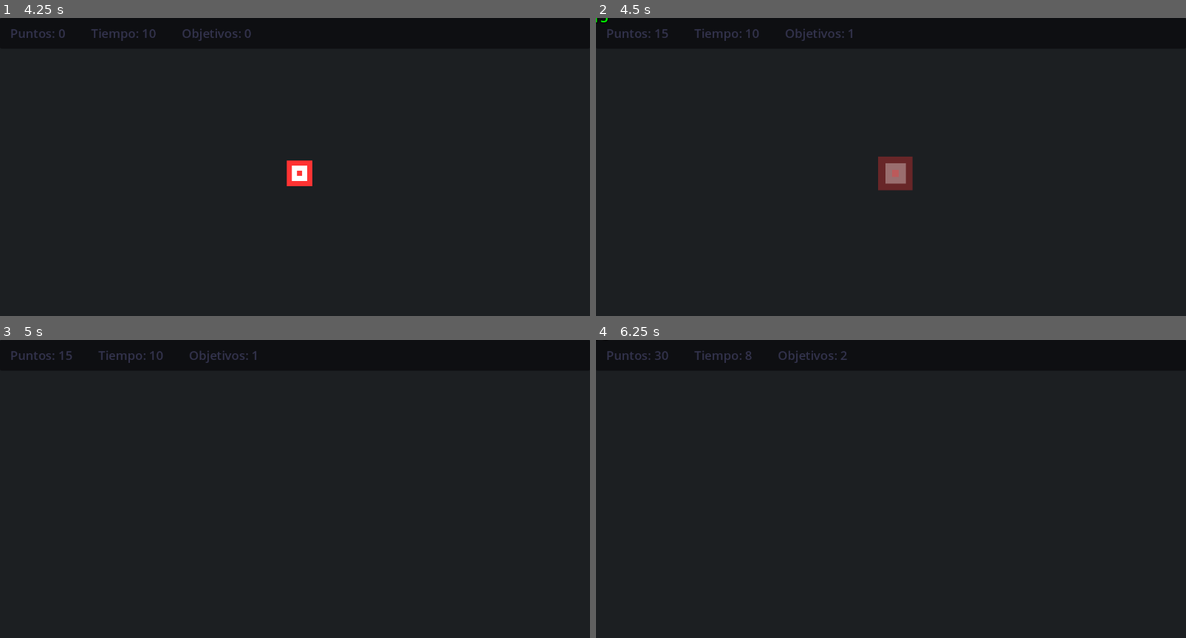
Above: before the commit, frames 1-4 (two rows, left to right).
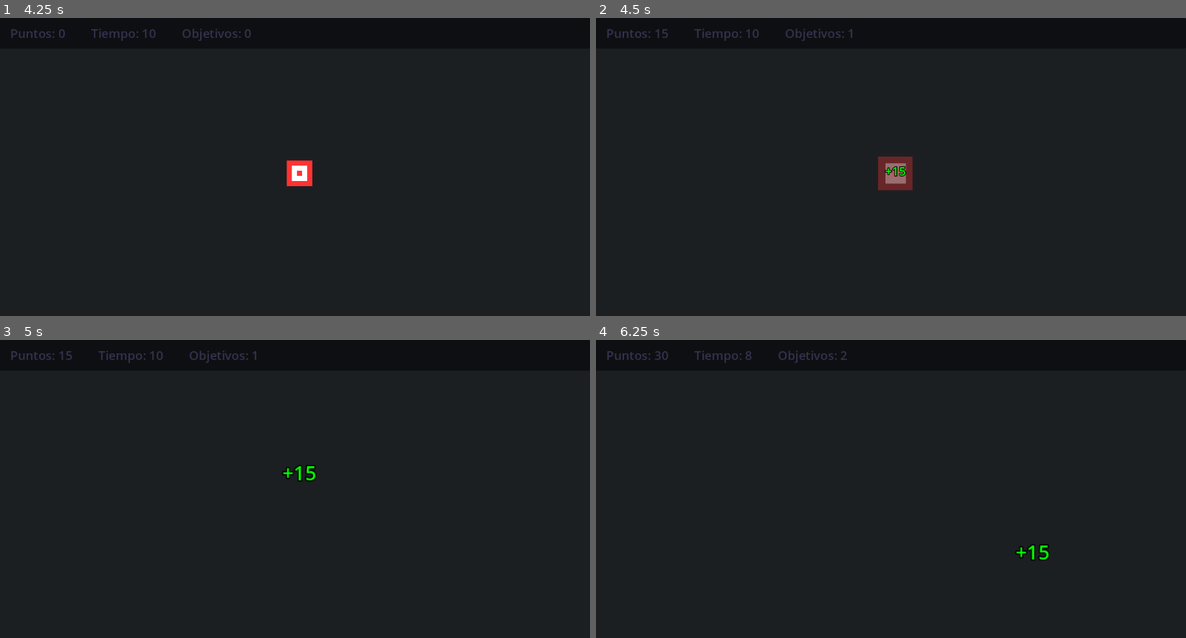
Above: after the commit, the same moments.

Repository: Jastro/mediavida-minigames
Game: Godot game, scene res://scenes/MainMenu.tscn
Same seed, same stepped clock (60 frames per second), same inputs: the game is played once before the commit and once after it.
Inputs (mouse positions are in pixels of both pictures, inside the frame that each line leads up to):
- Up to frame 1 (4.25 s): click "Normal" at 0.5 s; click "Normal" at 1.25 s; click "JUGAR" at 2 s; tap Enter (ui_accept) at 2.75, 3.02, 3.5, 3.77 s; move the mouse to (424, 167) at 2.77 s; click (424, 167) at 2.92 s; move the mouse to (177, 199) at 3.52 s; click (177, 199) at 3.67 s
- Up to frame 2 (4.5 s): move the mouse to (896, 172) at 4.27 s; click (896, 172) at 4.42 s
- Up to frame 3 (5 s): no input
- Up to frame 4 (6.25 s): move the mouse to (861, 572) at 5.02 s; click (861, 572) at 5.17 s; tap Enter (ui_accept) at 5.27, 6.02 s; move the mouse to (1032, 563) at 5.77 s; click (1032, 563) at 5.92 s

Frame 1 is identical in both runs. In frame 2, 0.1% of the frame differs, in the area x 0-53%, y 0-54%; in frame 3, 0.2%; in frame 4, 0.2%, in the area x 71-77%, y 68-75%.

Commit message:
Added per folder projects and fixed pop up
Previously all minigame had to be a single file and they were all in the same path. Now they have their own folders so devs can add there their custom assets and more than one file if needed

Diff:
--- a/GameManager.gd
+++ b/GameManager.gd
@@ -85,16 +85,24 @@
 func scan_minigames():
 	"""Automatically scan for available minigames in the minigames folder"""
 	available_minigames.clear()
-	var dir = DirAccess.open("res://minigames/")
-
-	if dir:
-		dir.list_dir_begin()
-		var file_name = dir.get_next()
-
-		while file_name != "":
-			if file_name.ends_with(".tscn"):
-				available_minigames.append("res://minigames/" + file_name)
-			file_name = dir.get_next()
+	const base_dir_path = "res://minigames/"
+	var base_dir = DirAccess.open(base_dir_path)
+
+	if base_dir:
+		base_dir.list_dir_begin()
+		var game_dir_name = base_dir.get_next()
+
+		while game_dir_name != "":
+			var game_dir = DirAccess.open(base_dir_path + game_dir_name)
+			if(game_dir):
+				game_dir.list_dir_begin()
+				var game_file_name = game_dir.get_next()
+				while(game_file_name):
+					var game_file_name_no_ext = game_file_name.substr(0, game_file_name.find("."))
+					if game_file_name.ends_with(".tscn") and game_file_name_no_ext.to_lower() == game_dir_name.to_lower():
+						available_minigames.append(base_dir_path + game_dir_name + "/" + game_file_name)
+					game_file_name = game_dir.get_next()
+			game_dir_name = base_dir.get_next()
 
 	print("Found ", available_minigames.size(), " minigames")
 
--- a/minigames/ClickTheTarget.tscn
+++ b/minigames/ClickTheTarget/ClickTheTarget.tscn
@@ -1,6 +1,6 @@
 [gd_scene load_steps=3 format=3 uid="uid://bm5cxsnofcafy"]
 
-[ext_resource type="Script" uid="uid://b2srdf5h558y3" path="res://minigames/ClickTheTarget.gd" id="1_8yx4k"]
+[ext_resource type="Script" uid="uid://b2srdf5h558y3" path="res://minigames/ClickTheTarget/ClickTheTarget.gd" id="1_8yx4k"]
 
 [sub_resource type="CircleShape2D" id="CircleShape2D_1"]
 radius = 40.0
--- /dev/null
+++ b/minigames/RidoTest/RidoTest.tscn
@@ -0,0 +1,6 @@
+[gd_scene load_steps=2 format=3 uid="uid://7ujy3f0hlnlk"]
+
+[ext_resource type="Script" uid="uid://dvgyrljbavkye" path="res://minigames/RidoTest/rido_test.gd" id="1_gejnx"]
+
+[node name="RidoTest" type="Node2D"]
+script = ExtResource("1_gejnx")
--- /dev/null
+++ b/minigames/RidoTest/rido_test.gd
@@ -0,0 +1,6 @@
+extends Node2D
+
+func _ready():
+	var popup = preload("res://scenes/ui/ScorePopup.tscn").instantiate()
+	add_child(popup)
+	popup.setup(100, Vector2(400,400))
--- a/scenes/MainMenu.gd
+++ b/scenes/MainMenu.gd
@@ -50,7 +50,7 @@
 func _on_quit_button_pressed():
 	get_tree().quit()
 
-func _on_score_changed(new_score: int):
+func _on_score_changed(_new_score: int):
 	update_stats_display()
 
 func _on_game_over():
--- a/scenes/ui/ScorePopup.gd
+++ b/scenes/ui/ScorePopup.gd
@@ -1,19 +1,23 @@
 extends Control
 
 @onready var score_label = $ScoreLabel
-@onready var animation_player = $AnimationPlayer
 
 func setup(points: int, world_pos: Vector2):
+	var tween = create_tween()
 	# Convertir posición mundial a posición de pantalla
 	position = world_pos
-
+	scale = Vector2(0.5,0.5)
 	if points > 0:
 		score_label.text = "+" + str(points)
 		score_label.modulate = Color.GREEN
 	else:
 		score_label.text = str(points)
 		score_label.modulate = Color.RED
-
-	animation_player.play("popup")
-	await animation_player.animation_finished
+	tween.set_parallel(true)
+	tween.tween_property(self, "position", world_pos + Vector2.UP*80, 1)
+	tween.tween_property(self, "modulate", Color.TRANSPARENT, 0.3).set_delay(0.7)
+	tween.tween_property(self, "scale", Vector2(1.2, 1.2), 0.2).set_ease(Tween.EASE_OUT)
+	tween.tween_property(self, "scale", Vector2(1.2, 1.2), 0.2).set_delay(0.2).set_ease(Tween.EASE_IN)
+	tween.play()
+	await tween.finished
 	queue_free()
--- a/scenes/ui/ScorePopup.tscn
+++ b/scenes/ui/ScorePopup.tscn
@@ -1,65 +1,20 @@
-[gd_scene load_steps=5 format=3 uid="uid://b63osfn3stfcm"]
+[gd_scene load_steps=3 format=3 uid="uid://b63osfn3stfcm"]
 
-[ext_resource type="Script" path="res://scenes/ui/ScorePopup.gd" id="1_763d7"]
+[ext_resource type="Script" uid="uid://gqk8u15gps02" path="res://scenes/ui/ScorePopup.gd" id="1_763d7"]
 
 [sub_resource type="LabelSettings" id="LabelSettings_1"]
 font_size = 32
 outline_size = 8
 outline_color = Color(0, 0, 0, 1)
 
-[sub_resource type="Animation" id="Animation_popup"]
-resource_name = "popup"
-length = 1.0
-tracks/0/type = "value"
-tracks/0/imported = false
-tracks/0/enabled = true
-tracks/0/path = NodePath(".:position")
-tracks/0/interp = 1
-tracks/0/loop_wrap = false
-tracks/0/keys = {
-"times": PackedFloat32Array(0, 1),
-"transitions": PackedFloat32Array(1, 1),
-"update": 0,
-"values": [Vector2(0, 0), Vector2(0, -50)]
-}
-tracks/1/type = "value"
-tracks/1/imported = false
-tracks/1/enabled = true
-tracks/1/path = NodePath(".:modulate")
-tracks/1/interp = 1
-tracks/1/loop_wrap = false
-tracks/1/keys = {
-"times": PackedFloat32Array(0, 0.7, 1),
-"transitions": PackedFloat32Array(1, 1, 1),
-"update": 0,
-"values": [Color(1, 1, 1, 1), Color(1, 1, 1, 1), Color(1, 1, 1, 0)]
-}
-tracks/2/type = "value"
-tracks/2/imported = false
-tracks/2/enabled = true
-tracks/2/path = NodePath(".:scale")
-tracks/2/interp = 1
-tracks/2/loop_wrap = false
-tracks/2/keys = {
-"times": PackedFloat32Array(0, 0.2, 0.4),
-"transitions": PackedFloat32Array(0.5, 2, 1),
-"update": 0,
-"values": [Vector2(0.5, 0.5), Vector2(1.2, 1.2), Vector2(1, 1)]
-}
-
-[sub_resource type="AnimationLibrary" id="AnimationLibrary_1"]
-_data = {
-"popup": SubResource("Animation_popup")
-}
-
 [node name="ScorePopup" type="Control"]
 layout_mode = 3
 anchors_preset = 0
+scale = Vector2(0.5, 0.5)
 script = ExtResource("1_763d7")
 
 [node name="ScoreLabel" type="Label" parent="."]
 layout_mode = 0
-anchors_preset = 8
 anchor_left = 0.5
 anchor_top = 0.5
 anchor_right = 0.5
@@ -74,9 +29,3 @@
 label_settings = SubResource("LabelSettings_1")
 horizontal_alignment = 1
 vertical_alignment = 1
-
-[node name="AnimationPlayer" type="AnimationPlayer" parent="."]
-autoplay = "popup"
-libraries = {
-"": SubResource("AnimationLibrary_1")
-}
Not shown, changed: icon.svg.import
Renamed: minigames/ClickTheTarget.gd -> minigames/ClickTheTarget/ClickTheTarget.gd
Renamed: minigames/ClickTheTarget.gd.uid -> minigames/ClickTheTarget/ClickTheTarget.gd.uid
Not shown, added: minigames/RidoTest/rido_test.gd.uid
Not shown: 1 places in scenes/MainMenu.tscn that only renumber resources
Not shown, changed: README.md
